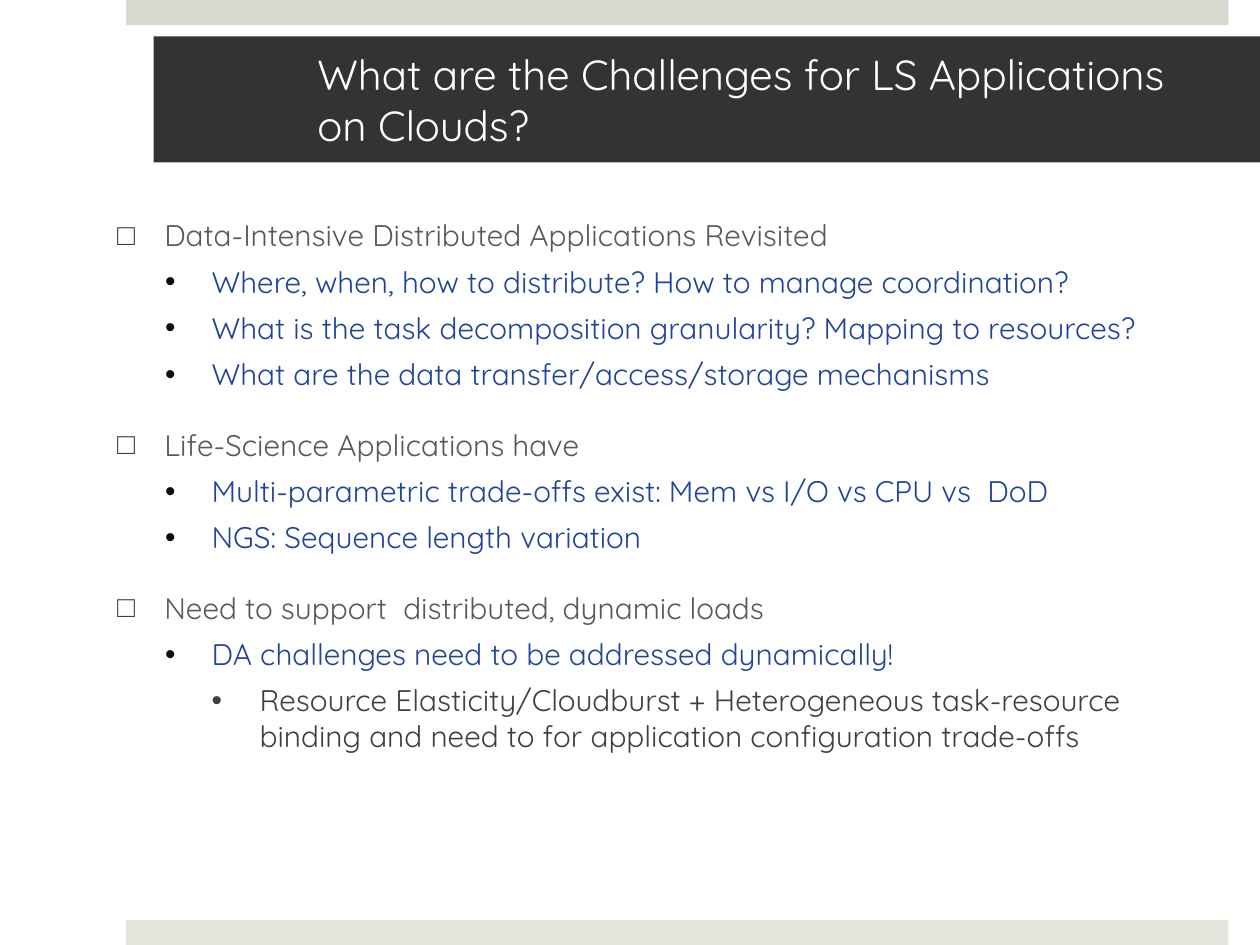
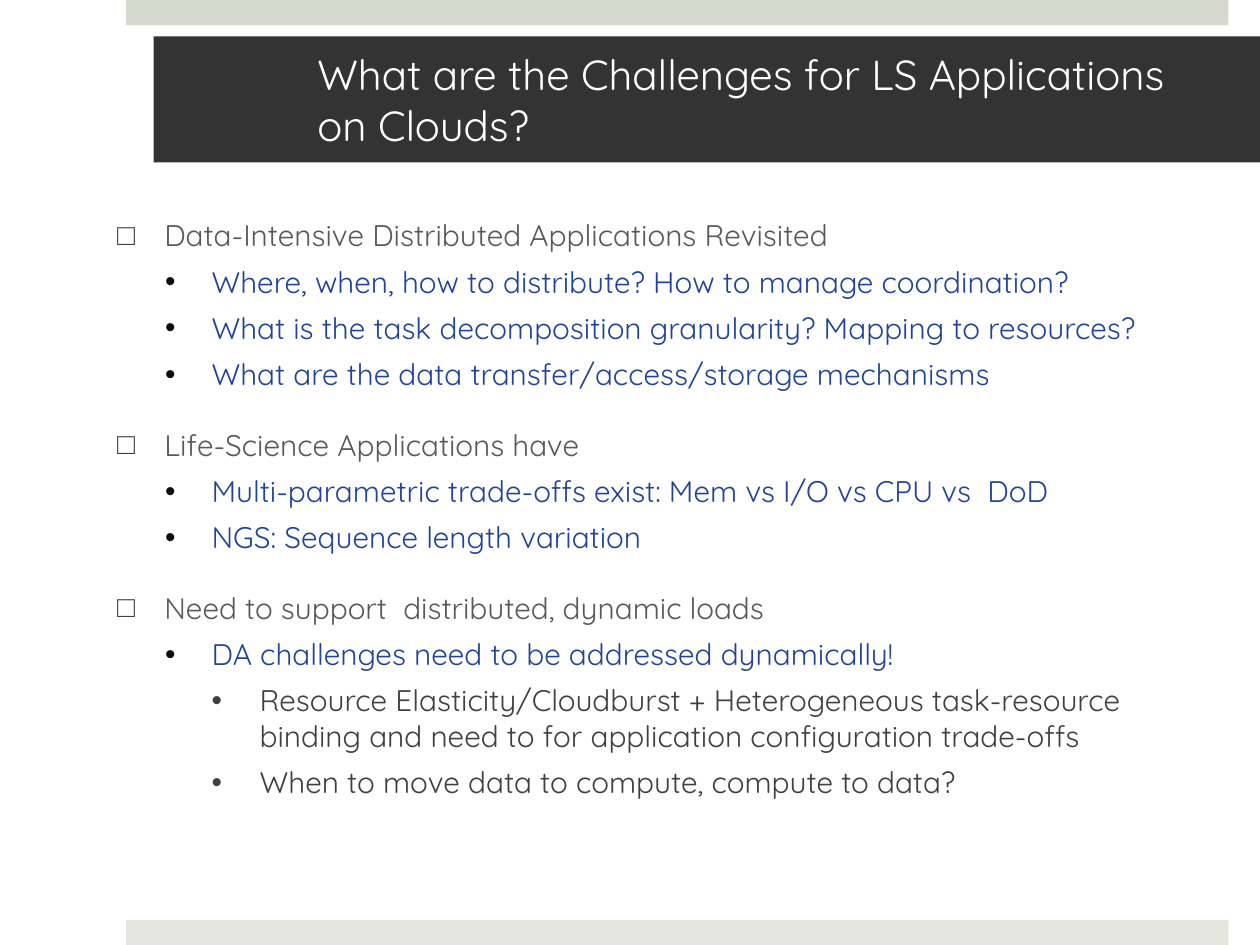
Before and after one commit to saga-project/saga-cpp-legacy-projects, a slide deck: slide 18 of saga-talks/ecmls11-dare.pptx. Drawn at 1260x945 pixels with LibreOffice and Linux fonts; fonts in the diff are those of the drawing; background and template pictures are left out. Boxes give left, top, right and bottom in pixels: in the first picture for what was removed or moved away, otherwise in the second. Text is boxed around its words. In the diff, an @@ line names an element or a change of style, - is before the commit and + after.

```diff
--- a/saga-talks/ecmls11-dare.pptx
+++ b/saga-talks/ecmls11-dare.pptx
@@ text at (260,771,955,799): paragraph added @@
+    • When to move data to compute, compute to data?
```
Also in this commit, not shown: 4 other slides changed, 2 slides added.
